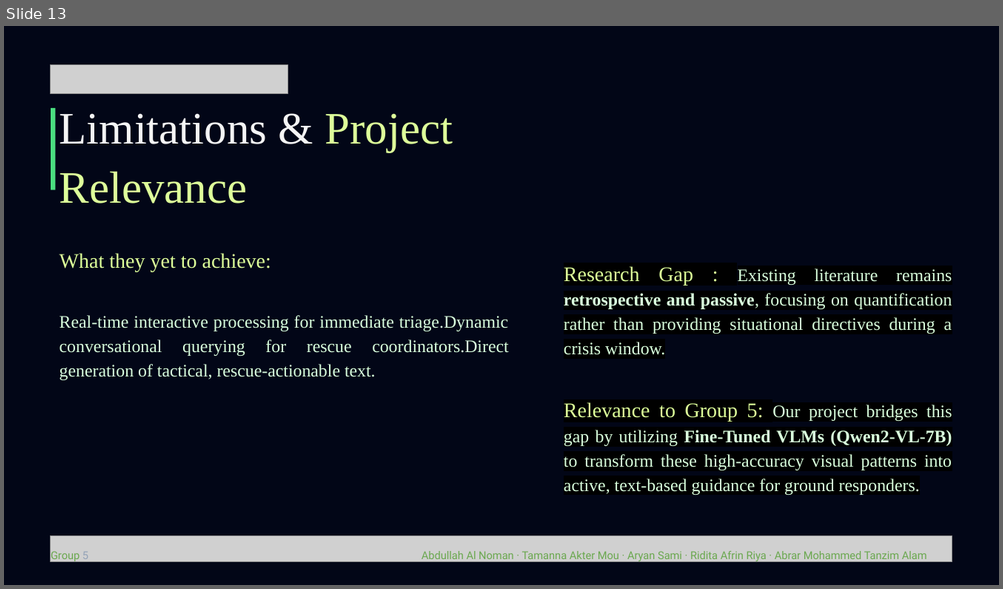
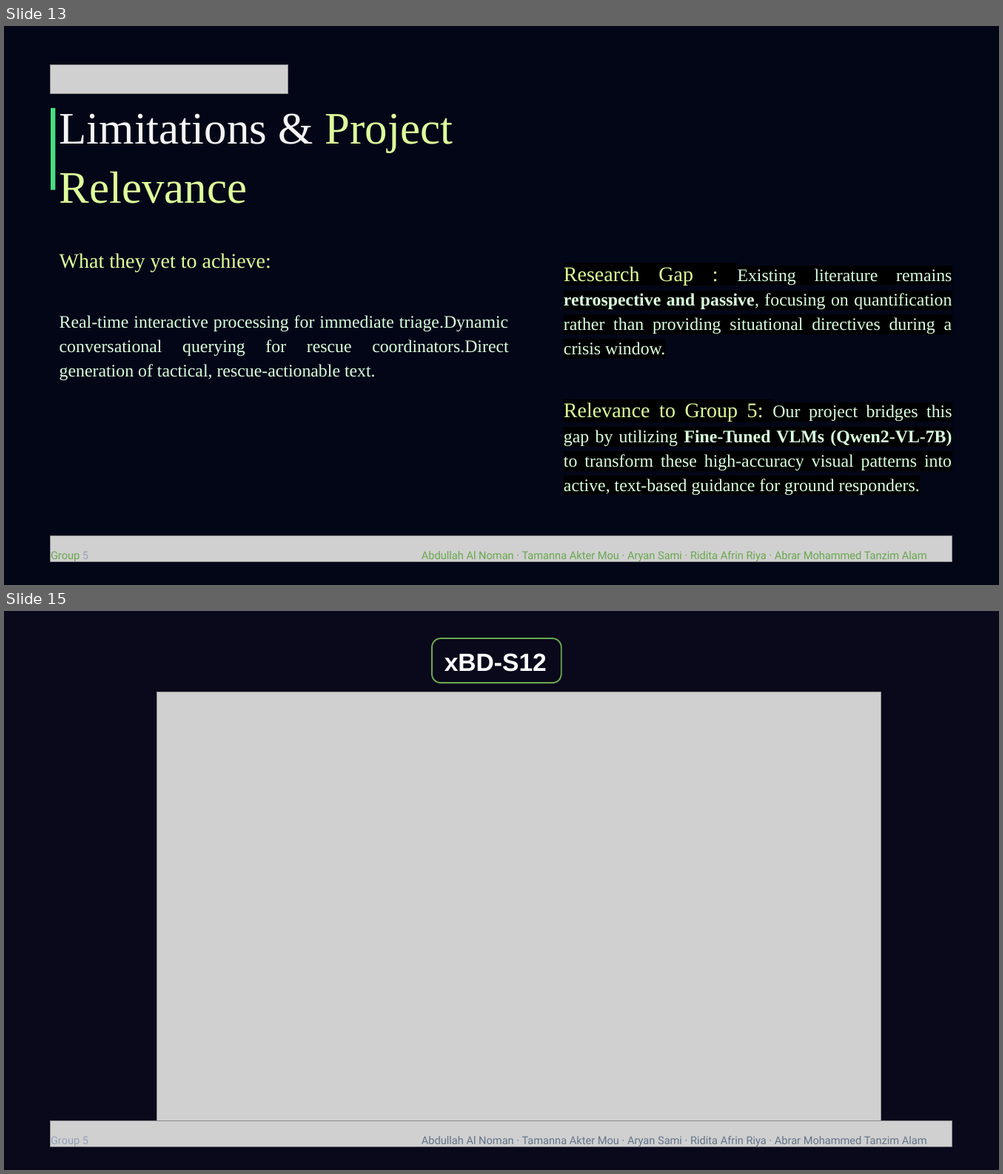
Before and after one commit to SmashNdashH/CSE499A.15-Msrb-, a slide deck: others/Literature Review_ Post-Disaster Rescue Guidance.pptx. Shown one above the other, each under a label of ours: slide 13 before the commit, slides 13 and 15 after it; the slides between them are not shown. The pictures are 1003x589 and 1003x1174 pixels, drawn with LibreOffice and Linux fonts; fonts in the diff are those of the drawing; grey boxes stand for pictures. Boxes give left, top, right and bottom in pixels: in the first picture for what was removed or moved away, otherwise in the second. Text is boxed around its words. In the diff, an @@ line names an element or a change of style, - is before the commit and + after.

```diff
--- a/others/Literature Review_ Post-Disaster Rescue Guidance.pptx
+++ b/others/Literature Review_ Post-Disaster Rescue Guidance.pptx
@@ slide 15 added at (4,611,999,1170), background #0A081B @@
@@ rounded rectangle added at (432,638,560,684), fill #0A081B, outline #6AA84F 1.33 pt @@
@@ text added at (444,653,546,672), 24 pt, text #FFFFFF, bold @@
+xBD-S12
@@ picture added at (156,692,881,1129) @@
@@ picture added at (51,1122,951,1147) @@
@@ text added at (51,1137,88,1147), 10.5 pt, text #94A3B8 @@
+Group 5
@@ text added at (421,1136,927,1147), 10.5 pt, text #64748B @@
+Abdullah Al Noman · Tamanna Akter Mou · Aryan Sami · Ridita Afrin Riya · Abrar Mohammed Tanzim Alam
```
Also in this commit, not shown: 5 slides changed.
